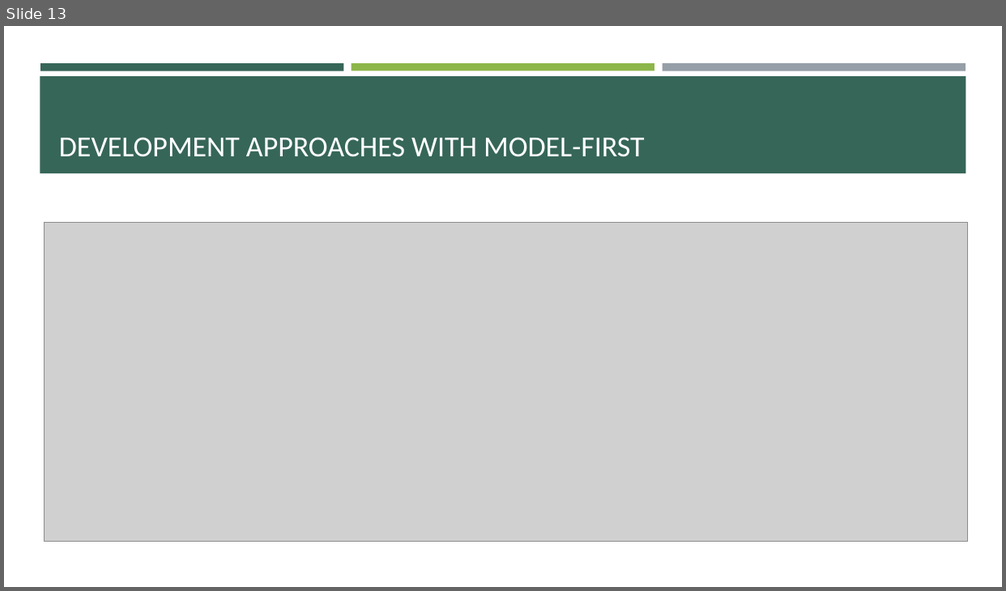
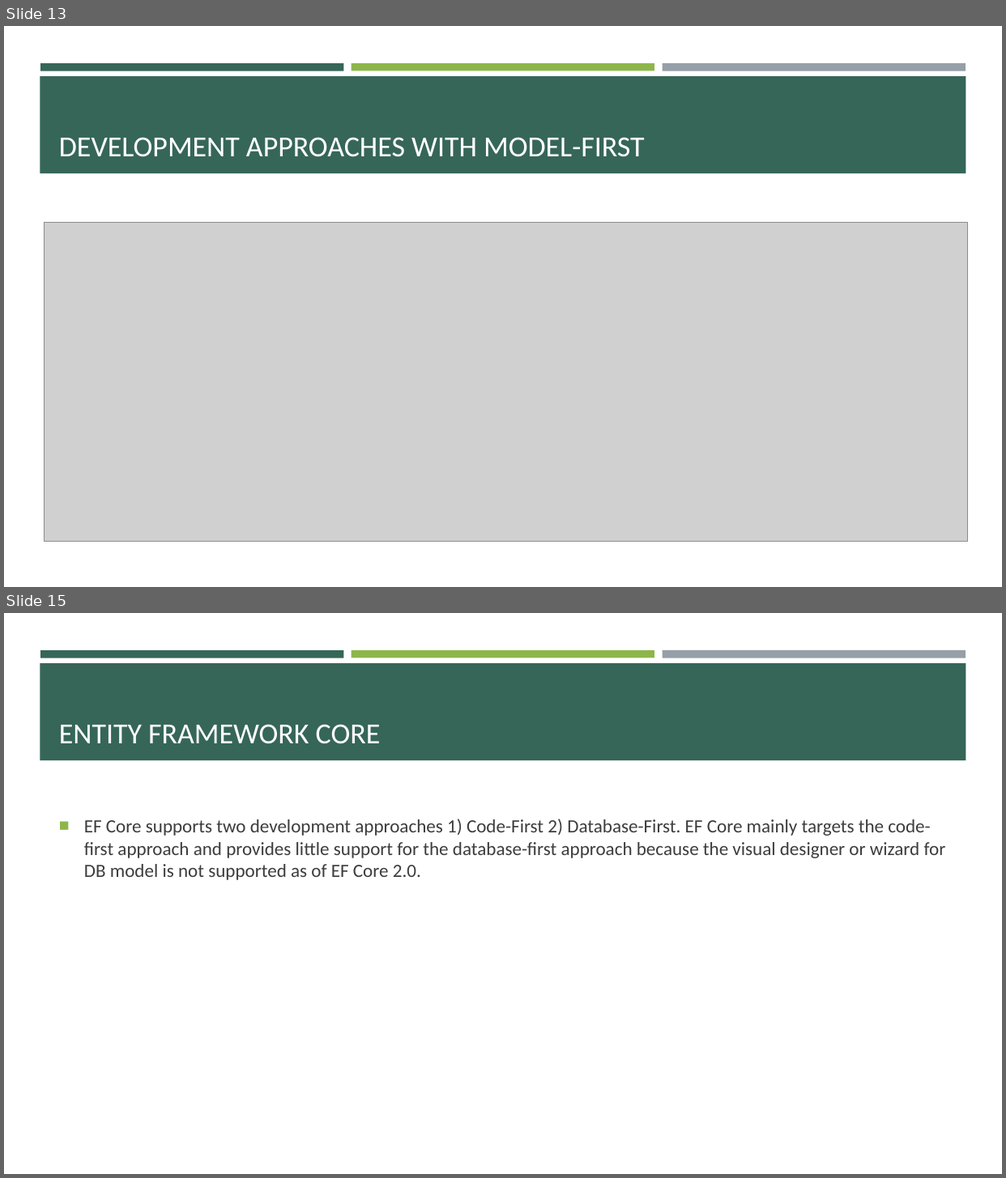
Before and after one commit to BunditSpace/Backend-Training, a slide deck: entity framework/Entity Framework.pptx. Shown one above the other, each under a label of ours: slide 13 before the commit, slides 13 and 15 after it; the slides between them are not shown. The pictures are 1006x591 and 1006x1178 pixels, drawn with LibreOffice and Linux fonts; fonts in the diff are those of the drawing; grey boxes stand for pictures. Boxes give left, top, right and bottom in pixels: in the first picture for what was removed or moved away, otherwise in the second. Text is boxed around its words. In the diff, an @@ line names an element or a change of style, - is before the commit and + after.

Commit message:
update entity framework content

```diff
--- a/entity framework/Entity Framework.pptx
+++ b/entity framework/Entity Framework.pptx
@@ slide 15 added at (4, 613, 1002, 1174), background #FFFFFF; not listed: 4 template elements that a slide beside it also shows @@
@@ title added at (59, 724, 381, 744), 28 pt, text #FFFFFF @@
+ENTITY FRAMEWORK CORE
@@ text added at (84, 819, 946, 880), 18 pt, text #3D3D3D @@
+■ EF Core supports two development approaches 1) Code-First 2) Database-First. EF Core mainly targets the code-first approach and provides little support for the database-first approach because the visual designer or wizard for DB model is not supported as of EF Core 2.0.
```
Also in this commit, not shown: 1 slide changed, 13 other slides added, 1 slide removed, 12 other files.
